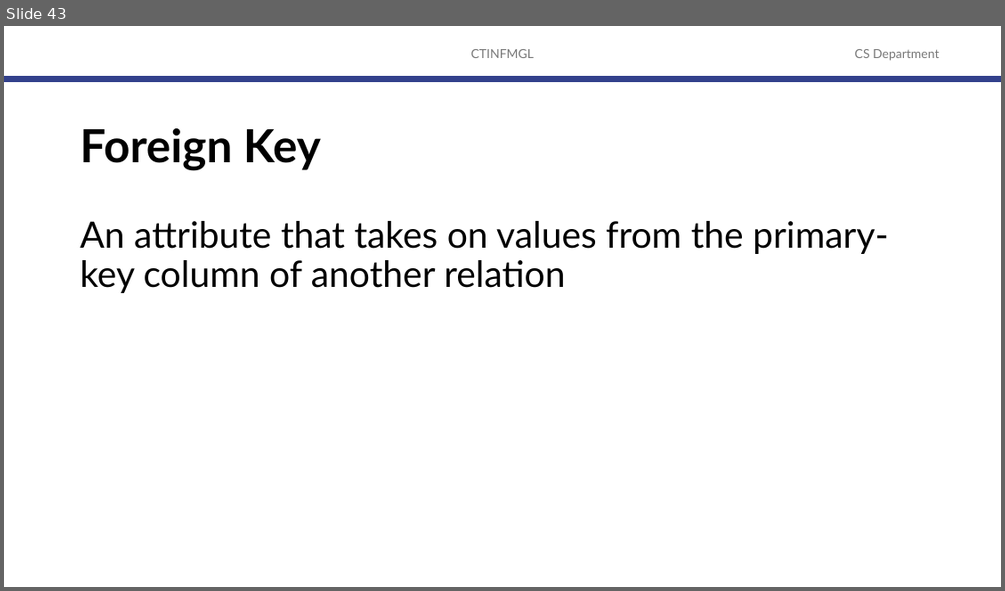
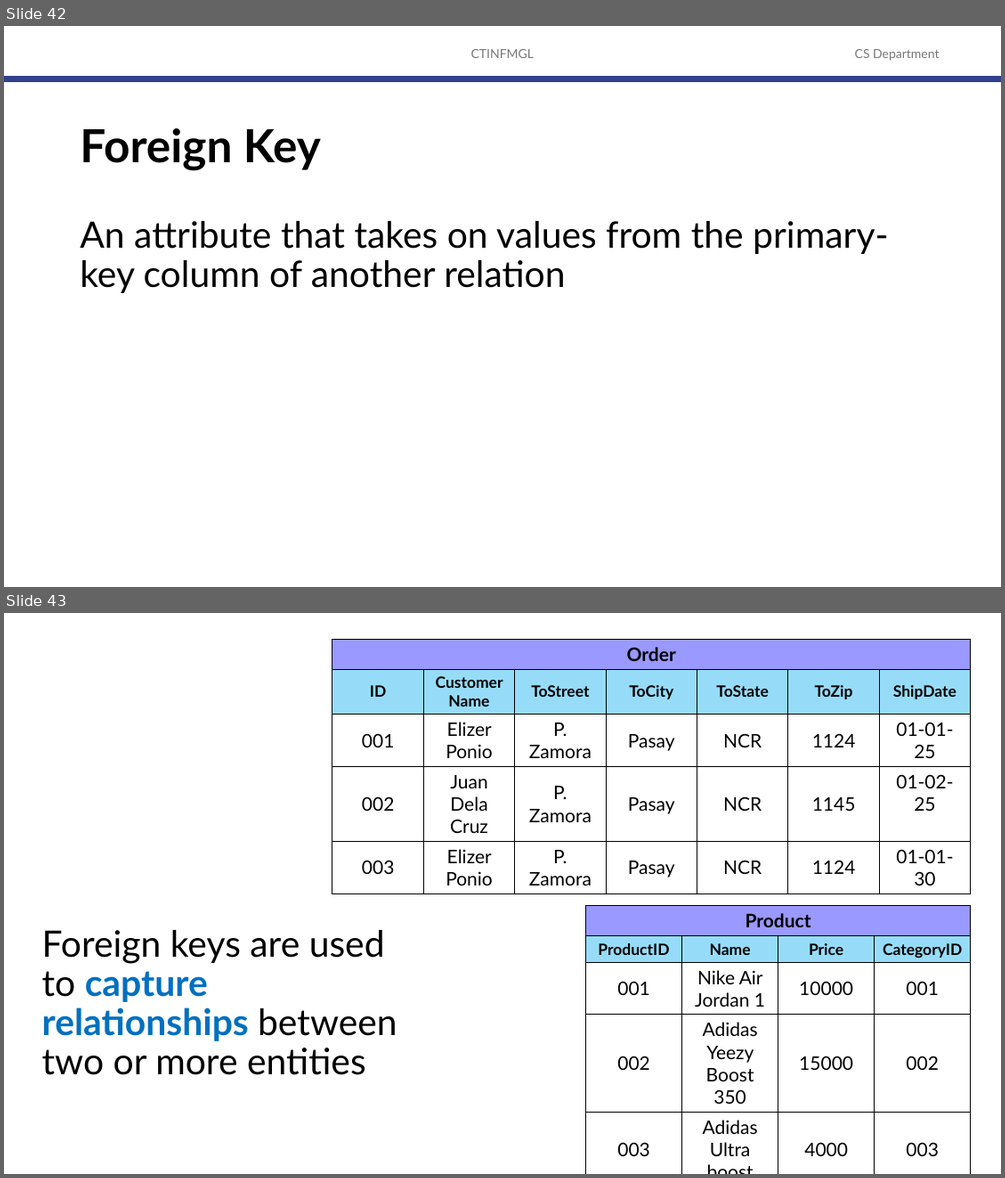
Before and after one commit to robitussin/CTINFMGL, a slide deck: 03 - The Relational Database Model/The Relational Model.pptx. Shown one above the other, each under a label of ours: slide 43 before the commit, slides 42 and 43 after it. The pictures are 1005x591 and 1005x1178 pixels, drawn with LibreOffice and Linux fonts; fonts in the diff are those of the drawing; background and template pictures are left out. Boxes give left, top, right and bottom in pixels: in the first picture for what was removed or moved away, otherwise in the second. Text is boxed around its words. In the diff, an @@ line names an element or a change of style, - is before the commit and + after.

```diff
--- a/03 - The Relational Database Model/The Relational Model.pptx
+++ b/03 - The Relational Database Model/The Relational Model.pptx
@@ slide 43 added at [4,613,1001,1174], background #FFFFFF @@
@@ table added at [332,639,971,893], 5 rows, 7 columns @@
+Order |  |  |  |  |  | 
+ID | CustomerName | ToStreet | ToCity | ToState | ToZip | ShipDate
+001 | Elizer Ponio | P. Zamora | Pasay | NCR | 1124 | 01-01-25
+002 | Juan / Dela Cruz | P. Zamora | Pasay | NCR | 1145 | 01-02-25
+003 | Elizer Ponio | P. Zamora | Pasay | NCR | 1124 | 01-01-30
@@ table added at [586,906,971,1164], 5 rows, 4 columns @@
+Product |  |  | 
+ProductID | Name | Price | CategoryID
+001 | Nike Air Jordan 1 | 10000 | 001
+002 | Adidas Yeezy Boost 350 | 15000 | 002
+003 | Adidas Ultra boost | 4000 | 003
@@ text added at [42,930,397,1075], 35 pt, text #000000 @@
+Foreign keys are used to capture relationships between two or more entities
@@ what was slide 43 is now slide 42 @@
```
Also in this commit, not shown: 13 other slides added, 1 slide removed.
